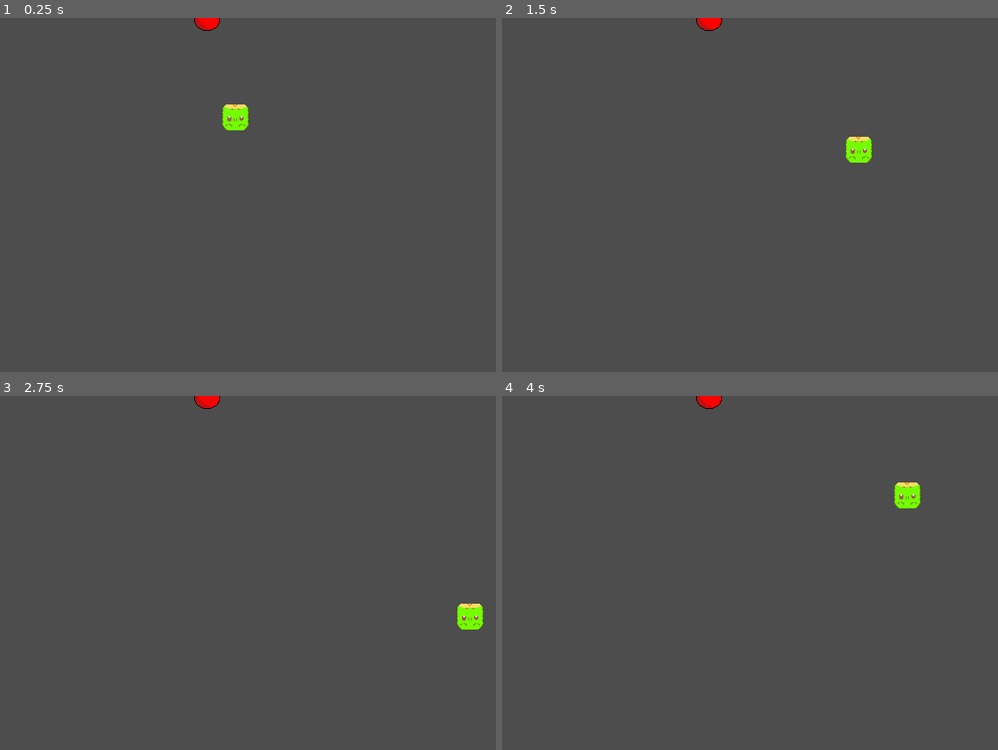
Above: before the commit, frames 1-4 (two rows, left to right).
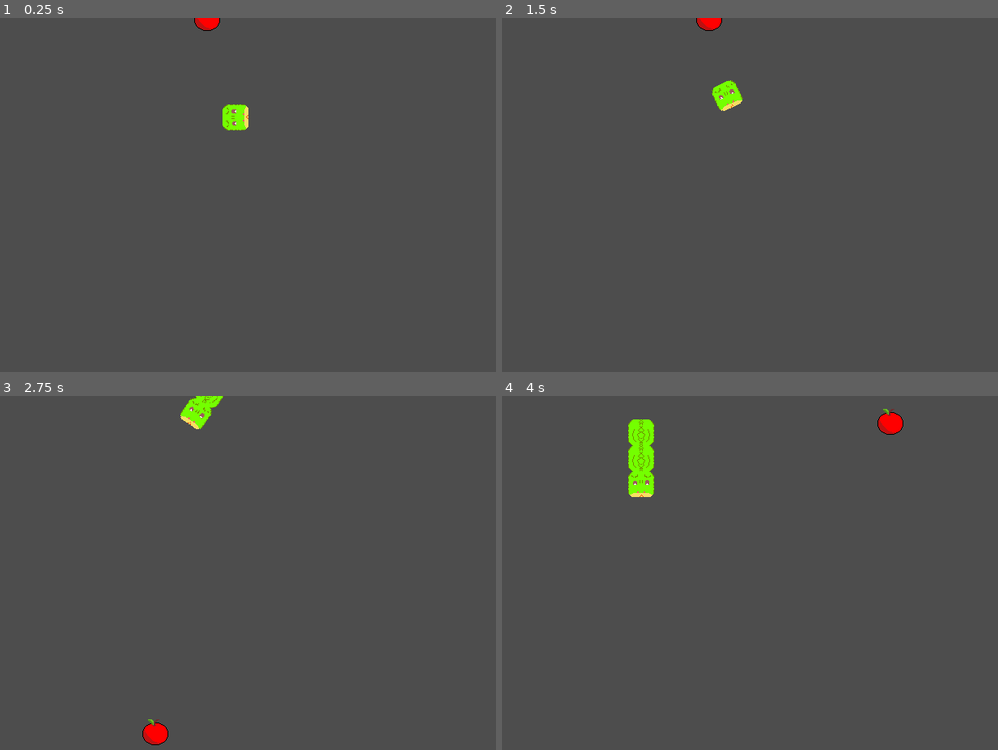
Above: after the commit, the same moments.

Repository: Awe0/Snake-game
Game: Godot game, scene res://Scenes/main.tscn
Two runs of this game, one before a commit and one after it. Both use one fixed random seed, a clock stepped at 60 frames per second and the inputs below.
Inputs:
- Up to frame 1 (0.25 s): no input
- Up to frame 2 (1.5 s): tap Enter at 0.5 s; hold D (right) 0.53-1.28 s; hold S (down) from 1.28 s (still down)
- Up to frame 3 (2.75 s): release S (down) at 2.03 s; hold D (right) from 2.03 s (still down)
- Up to frame 4 (4 s): release D (right) at 2.78 s; hold Z (up) 2.78-3.53 s; hold Q (left) from 3.53 s (still down)

The runs differ from the first frame. In frame 1, 0.2% of the frame differs, in the area x 44-51%, y 24-32%; in frame 2, 0.7%; in frame 3, 1.1%; in frame 4, 1.9%, in the area x 25-85%, y 0-32%.

Commit message:
adding rotation

Diff:
--- a/Scenes/segment.tscn
+++ b/Scenes/segment.tscn
@@ -10,6 +10,7 @@
 script = ExtResource("1_ahatv")
 
 [node name="Sprite2D" type="Sprite2D" parent="."]
+rotation = 1.5708
 texture = ExtResource("1_qa8xv")
 
 [node name="RigidBody2D" type="RigidBody2D" parent="."]
--- a/Scenes/snake.tscn
+++ b/Scenes/snake.tscn
@@ -12,6 +12,7 @@
 [node name="CharacterBody2D" type="CharacterBody2D" parent="."]
 
 [node name="Head" type="Sprite2D" parent="CharacterBody2D"]
+rotation = 1.5708
 texture = ExtResource("2_ld11j")
 
 [node name="CollisionShape2D" type="CollisionShape2D" parent="CharacterBody2D"]
--- a/Scripts/main.gd
+++ b/Scripts/main.gd
@@ -15,7 +15,7 @@
 	Eventbus.hit.connect(placeApple)
 	placeApple()
 
-	# Centrer la fenêtre sur l'écran
+	# Centre la fenêtre sur l'écran
 	var screenSize = DisplayServer.screen_get_size()
 	var windowPosition = (screenSize - windowSize) / 2
 	DisplayServer.window_set_position(windowPosition)
--- a/Scripts/snake.gd
+++ b/Scripts/snake.gd
@@ -1,8 +1,14 @@
 extends Node2D
 
-@export var speed : float = 200.0
+@export var speed : float = 150.0
+@export var rotationSpeed = 1.5
 var screenSize : Vector2i
 var segment = preload("res://Scenes/segment.tscn")
+var direction : Vector2 = Vector2.RIGHT
+var moveDirection : Vector2 = Vector2.ZERO
+var snakeSegments : Array = []
+var rotationDirection = 0
+
 const cellSize : int = 32
 
 func _ready():
@@ -12,37 +18,29 @@
 
 func _process(delta):
 	movements(delta)
+	rotation += rotationDirection * rotationSpeed * delta
 
 func movements(delta):
-	var velocity = Vector2.ZERO
 	if Input.is_action_pressed("right"):
-		velocity.x += 1
+		moveDirection = Vector2.RIGHT
 	if Input.is_action_pressed("left"):
-		velocity.x -= 1
+		moveDirection = Vector2.LEFT
 	if Input.is_action_pressed("down"):
-		velocity.y += 1
+		moveDirection = Vector2.DOWN
 	if Input.is_action_pressed("up"):
-		velocity.y -= 1
-	if velocity.length() > 0:
-		velocity = velocity.normalized() * speed
-	position += velocity * delta
+		moveDirection = Vector2.UP
+
+	rotationDirection = Input.get_axis("left", "right")
+	moveDirection = transform.x * Input.get_axis("down", "up") * speed
+	position += moveDirection * delta
 	position = position.clamp(Vector2.ZERO, screenSize)
-
-var snakeSegments: Array = []
-var direction: Vector2 = Vector2.UP  # Direction initiale du serpent
 
 func addSegment():
 	var newSegment = segment.instantiate()
 	if snakeSegments.is_empty():
-		# Si c'est le premier segment (tête), placez-le au centre ou à une position de départ
-		newSegment.position = Vector2(0, cellSize)
+		newSegment.position = Vector2(-cellSize,0)
 	else:
-		# Obtenir la position du dernier segment
 		var lastSegment = snakeSegments[-1]
-		# Calculer la nouvelle position basée sur la position du dernier segment
-		# et l'opposé de la direction actuelle
 		newSegment.position = lastSegment.position - direction * cellSize
-
-	# Ajouter le nouveau segment à la scène et à la liste des segments
 	add_child(newSegment)
 	snakeSegments.append(newSegment)
